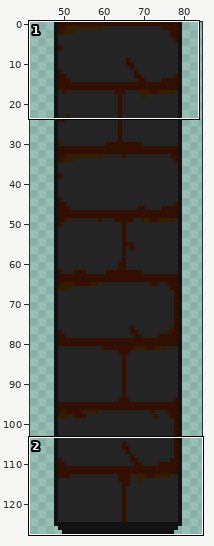
Edited in one commit: sprite sheet (assets/textures/Sprites/BrickPillar.png). Above: a wide view before the commit, with the close-up outlined.
Close-up. Before the edit:
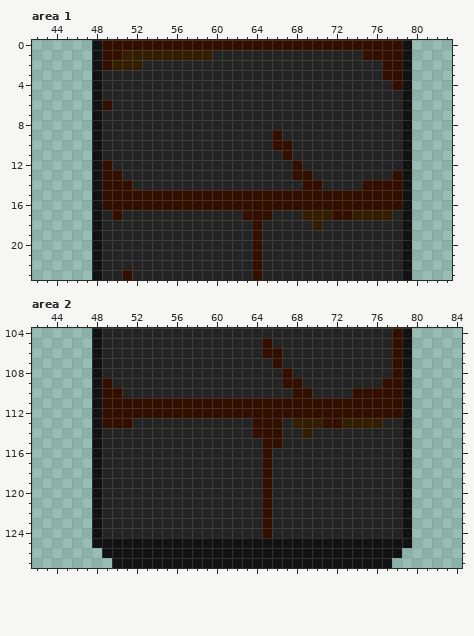
The file is 128x128 pixels. Shown: area 1: x 42..83, y 0..23; area 2: x 42..84, y 104..127. The wide view leaves out empty margins.
Now the later version:
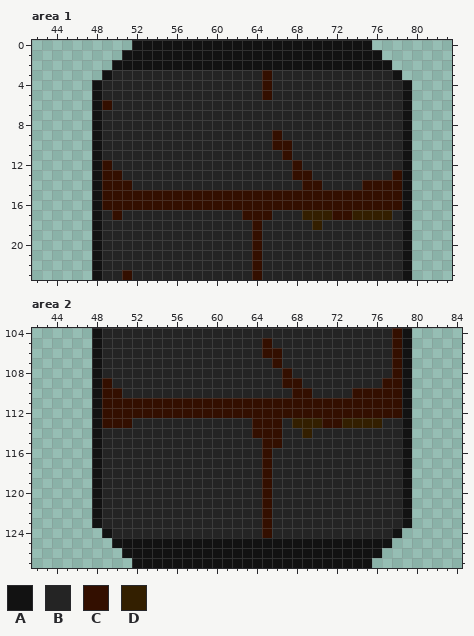
Palette (. is transparent): A #121212  B #242424  C #330f00  D #331f00
The author wrote: fug pillars
The edit:
{"where": "area 1"}
{"y":0,"x":48,"old":"ACCCCCCCCCCCCCCCCCCCCCCCCCCCCCCA","new":"....AAAAAAAAAAAAAAAAAAAAAAAA...."}
{"y":1,"x":48,"old":"ACCDDDDDDDDDBBBBBBBBBBBBBBBCCCCA","new":"...AAAAAAAAAAAAAAAAAAAAAAAAAA..."}
{"y":2,"x":48,"old":"ACDDDBBBBBBBBBBBBBBBBBBBBBBBBCCA","new":"..AAAAAAAAAAAAAAAAAAAAAAAAAAAA.."}
{"y":3,"x":48,"old":"AB","new":".A"}
{"y":3,"x":65,"old":"B","new":"C"}
{"y":3,"x":77,"old":"CCA","new":"BA."}
{"y":4,"x":65,"old":"B","new":"C"}
{"y":4,"x":78,"old":"C","new":"B"}
{"y":5,"x":65,"old":"B","new":"C"}
{"where": "area 2"}
{"y":124,"x":48,"old":"AB","new":".A"}
{"y":124,"x":78,"old":"BA","new":"A."}
{"y":125,"x":48,"old":"AA","new":".."}
{"y":125,"x":78,"old":"AA","new":".."}
{"y":126,"x":49,"old":"AA","new":".."}
{"y":126,"x":77,"old":"AA","new":".."}
{"y":127,"x":50,"old":"AA","new":".."}
{"y":127,"x":76,"old":"AA","new":".."}
{"label":"changed","picture_box":[92,40,412,100]}
{"label":"changed","picture_box":[92,528,132,568]}
{"label":"changed","picture_box":[372,528,412,568]}
